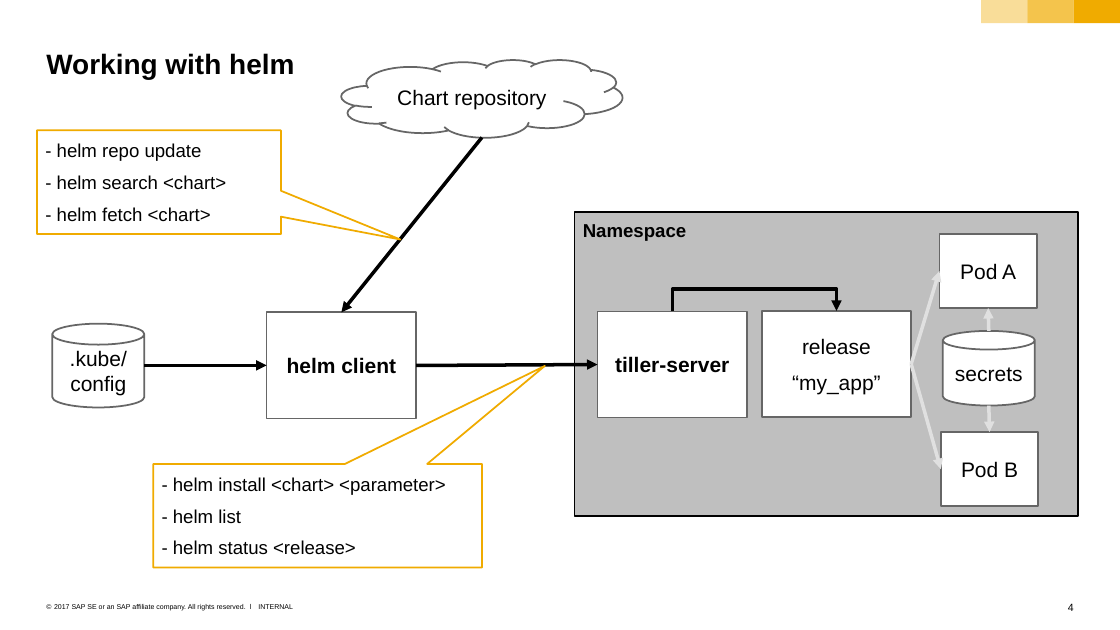
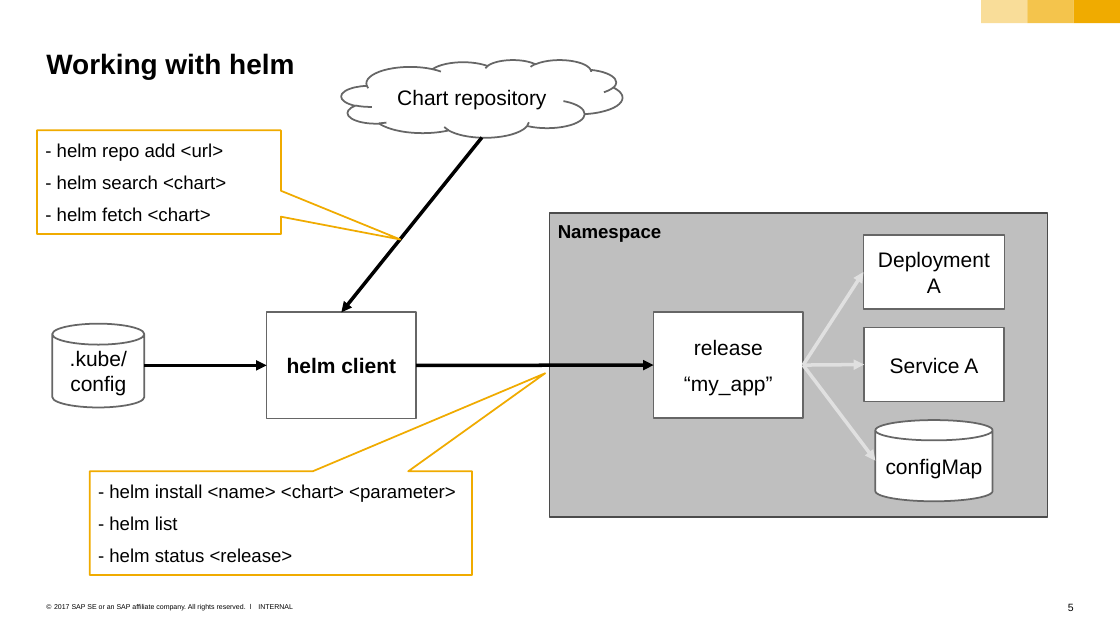
Before and after one commit to cuijiyao01/docker-k8s-training, a slide deck: slide 5 of kubernetes/12_helm.pptx (slide 4 before the commit). Drawn at 1120x630 pixels with LibreOffice and Linux fonts; fonts in the diff are those of the drawing. Boxes give left, top, right and bottom in pixels: in the first picture for what was removed or moved away, otherwise in the second. Text is boxed around its words. In the diff, an @@ line names an element or a change of style, - is before the commit and + after.

Commit message:
adapt to helm v3

```diff
--- a/kubernetes/12_helm.pptx
+++ b/kubernetes/12_helm.pptx
@@ text in speech box at box(57, 143, 223, 161): text changed @@
-- helm repo update
+- helm repo add <url>
@@ rectangle "Namespace": place and size @@
-rectangle "Namespace" at box(574, 212, 1077, 516)
+rectangle "Namespace" at box(549, 213, 1047, 516)
@@ rectangle "Namespace" at box(549, 213, 1047, 516): outline #000000 1.5 pt to #4B4B4B 1.5 pt @@
@@ rectangle "Deployment A": place and size @@
-rectangle "Deployment A" at box(939, 234, 1037, 308)
+rectangle "Deployment A" at box(863, 235, 1004, 309)
@@ text in rectangle at box(878, 251, 990, 293): text changed @@
-Pod A
+Deployment A
@@ elbow arrow removed from (673, 311) to (836, 311) @@
@@ arrow moved from (911, 364) - (939, 271) to (803, 365) - (863, 272) @@
@@ rectangle removed at box(598, 311, 747, 417) @@
-tiller-server
@@ rectangle "release": place and size @@
-rectangle "release" at box(761, 311, 911, 416)
+rectangle "release" at box(653, 311, 803, 417)
@@ rectangle added at box(864, 327, 1003, 401), fill #FFFFFF, outline #666666 1.5 pt, 18 pt, text #000000 @@
+Service A
@@ arrow removed from (988, 331) to (988, 308) @@
@@ cylinder removed at box(943, 331, 1035, 406) @@
-secrets
@@ arrow moved from (416, 365) - (598, 364) to (416, 365) - (653, 365) @@
@@ arrow moved from (911, 364) - (940, 468) to (803, 365) - (875, 460) @@
@@ arrow added from (803, 365) to (864, 364), #E0E0E0 3 pt @@
@@ arrow removed from (988, 406) to (989, 432) @@
@@ cylinder added at box(875, 420, 992, 501), fill #FFFFFF, outline #666666 1.5 pt, 18 pt, text #000000 @@
+configMap
@@ rectangle removed at box(940, 432, 1038, 505) @@
-Pod B
@@ speech box "- helm install <name> <chart> ...": place and size @@
-speech box "- helm install <name> <chart> ..." at box(153, 463, 481, 567)
+speech box "- helm install <name> <chart> ..." at box(90, 471, 472, 574)
@@ text in speech box at box(109, 484, 456, 502): text changed @@
-- helm install <chart> <parameter>
+- helm install <name> <chart> <parameter>
@@ page number at box(1068, 603, 1074, 611): text changed @@
-4
+5
```
Also in this commit, not shown: 3 other slides changed, 1 slide added.
